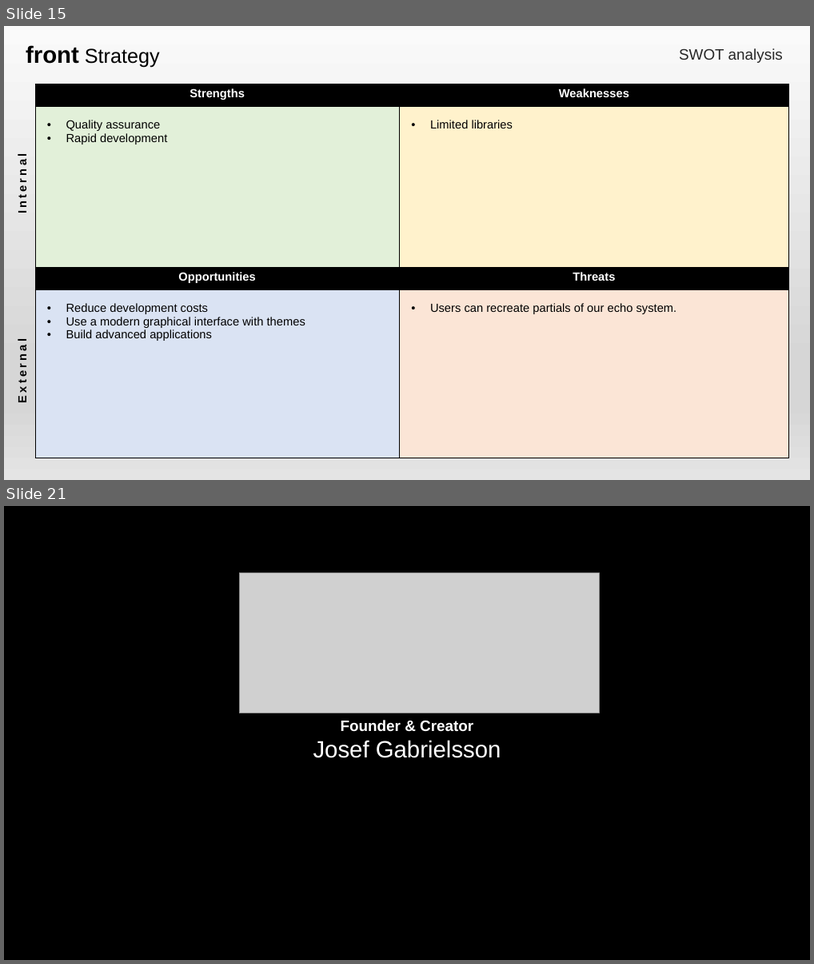
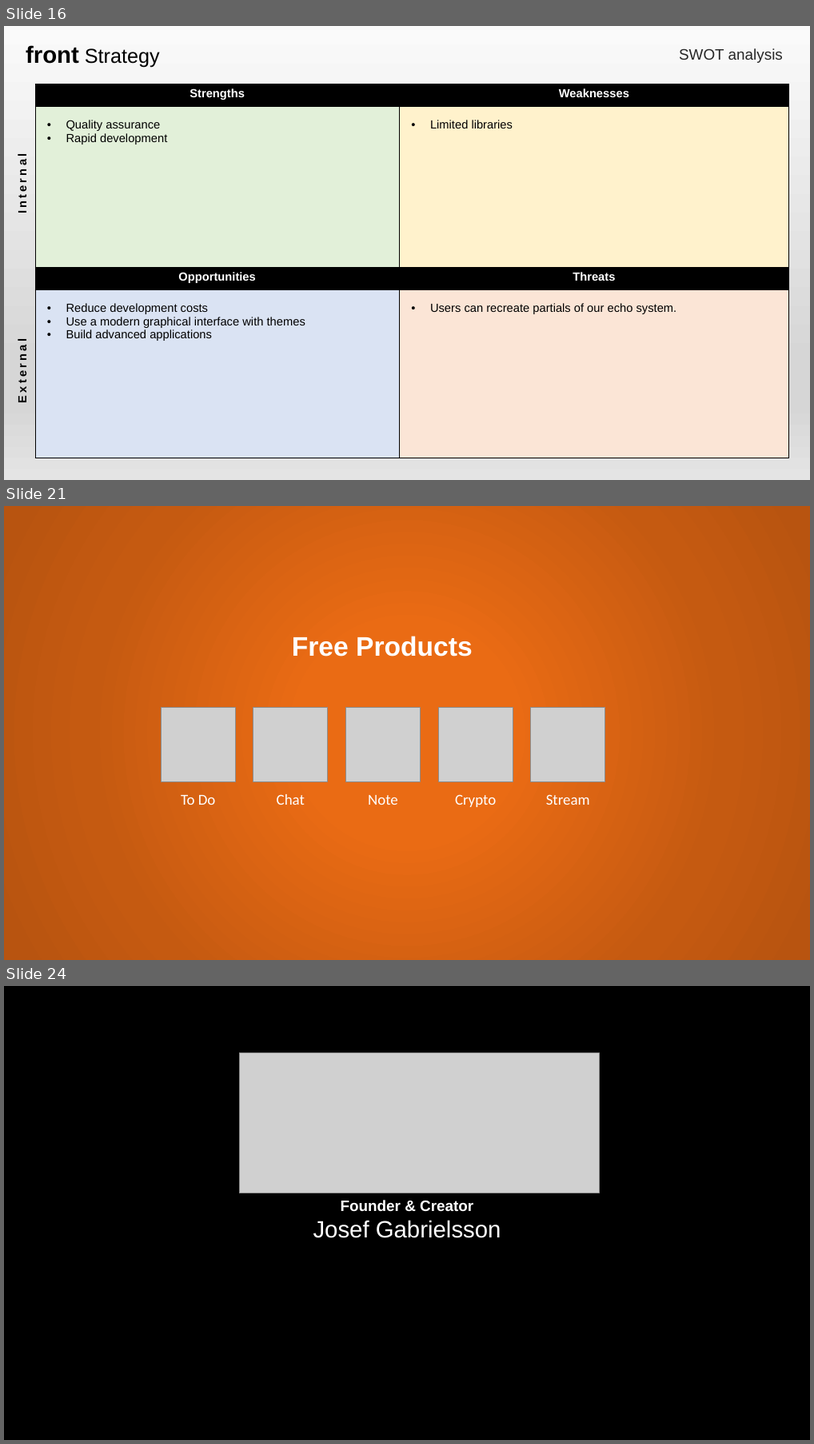
Before and after one commit to aleptra/front, a slide deck: _front.pptx. Shown one above the other, each under a label of ours: slides 15 and 21 before the commit, slides 16, 21 and 24 after it; the slides between them are not shown. The pictures are 814x964 and 814x1444 pixels, drawn with LibreOffice and Linux fonts; fonts in the diff are those of the drawing; grey boxes stand for pictures. Boxes give left, top, right and bottom in pixels: in the first picture for what was removed or moved away, otherwise in the second. Text is boxed around its words. In the diff, an @@ line names an element or a change of style, - is before the commit and + after.

```diff
--- a/_front.pptx
+++ b/_front.pptx
@@ slide 21 added at [4, 506, 810, 960], background gradient #EA6B14 to #C55A11 to #B85410 @@
@@ text added at [292, 636, 473, 656], 32 pt, text #FFFFFF, bold @@
+Free Products
@@ picture added at [162, 707, 236, 781] @@
@@ picture added at [254, 707, 328, 781] @@
@@ picture added at [346, 707, 420, 781] @@
@@ picture added at [438, 707, 513, 781] @@
@@ picture added at [531, 707, 606, 781] @@
@@ text added at [181, 795, 216, 804], 18 pt, text #FFFFFF @@
+To Do
@@ text added at [277, 794, 305, 804], 18 pt, text #FFFFFF @@
+Chat
@@ text added at [368, 795, 398, 804], 18 pt, text #FFFFFF @@
+Note
@@ text added at [455, 794, 496, 807], 18 pt, text #FFFFFF @@
+Crypto
@@ text added at [546, 794, 590, 804], 18 pt, text #FFFFFF @@
+Stream
@@ what was slide 15 is now slide 16 @@
@@ what was slide 21 is now slide 24 @@
```
Also in this commit, not shown: 3 slides changed, 3 other slides added, 1 slide removed.
